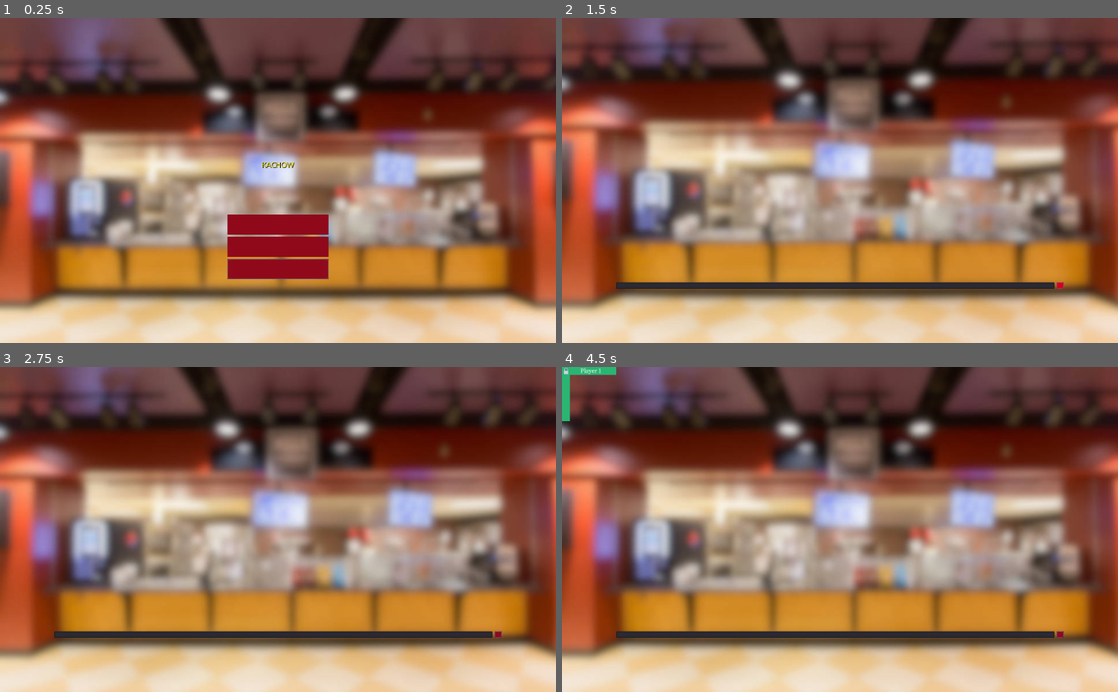
Above: before the commit, frames 1-4 (two rows, left to right).
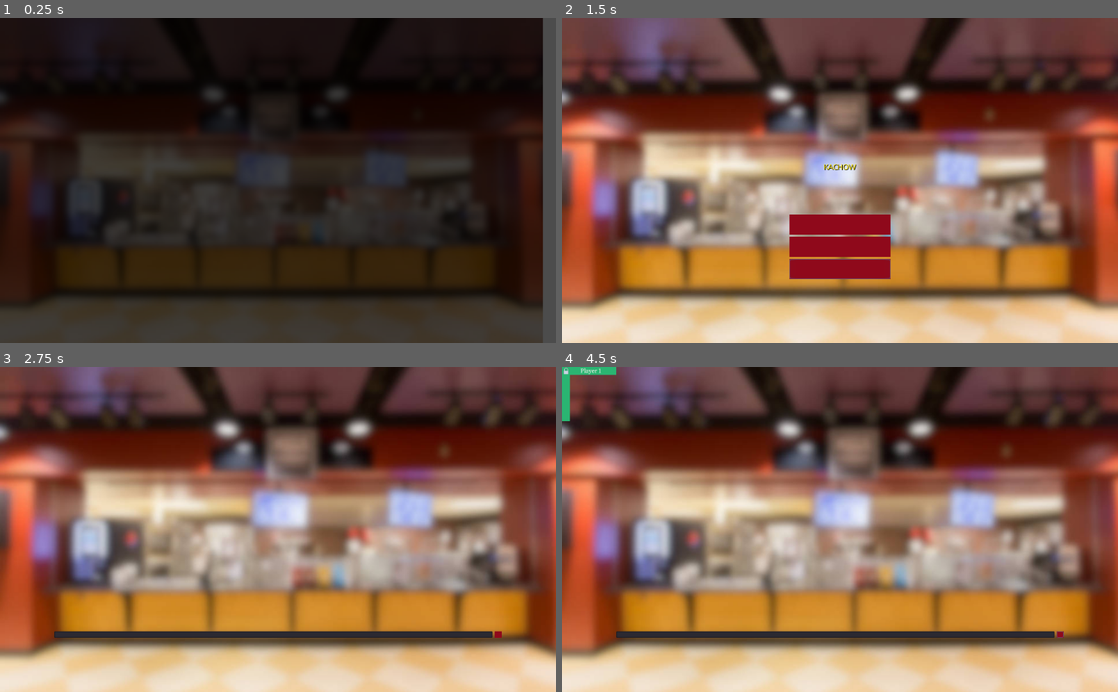
Above: after the commit, the same moments.

Repository: Apexal/wrathskeller
Game: Godot game, scene res://src/scenes/title_scroll/TitleScroll.tscn
Same seed, same stepped clock (60 frames per second), same inputs: the game is played once before the commit and once after it. Before the commit the project starts from res://src/scenes/menu/Menu.tscn.
Inputs (mouse positions are in pixels of both pictures, inside the frame that each line leads up to):
- Up to frame 1 (0.25 s): no input
- Up to frame 2 (1.5 s): click (840, 226) at 0.5 s, where only the run before the commit has a clickable "Testing"; click (1062, 284) at 1.25 s, where only the run before the commit has a clickable "Add Character"
- Up to frame 3 (2.75 s): click (278, 575) at 2 s, where only the run after the commit has a clickable "Testing"
- Up to frame 4 (4.5 s): click (834, 633) at 2.77 s; type "12" at 2.85 s; click "Add Character" at 3.5 s; tap Enter at 4.25 s; move the mouse to (962, 513) at 4.27 s; hold D (player_1_move_right) from 4.28 s (still down); tap E (player_1_light_punch) at 4.35 s

The runs differ from the first frame. In frame 1, 97% of the frame differs, in the area x 0-100%, y 0-100%; in frame 2, 48%; in frame 3, less than 0.1%; in frame 4, nothing differs.
Error in both runs: Invalid get index '0' (on base: 'Array'). (res://src/scenes/characters/select_characters/SelectCharacters.gd:102)

Commit message:
Make title scroll start

Diff:
--- a/project.godot
+++ b/project.godot
@@ -28,7 +28,7 @@
 
 config/name="Wrathskeller"
 config/description="Her Majesty Shirley has summoned you to fight in a grand tournament called in her honor - free tuition is the promised prize. Will you rise to the occasion?"
-run/main_scene="res://src/scenes/menu/Menu.tscn"
+run/main_scene="res://src/scenes/title_scroll/TitleScroll.tscn"
 boot_splash/image="res://src/assets/rcos_red_lockup.png"
 boot_splash/bg_color=Color( 1, 1, 1, 1 )
 config/icon="res://src/assets/icon.png"
--- a/src/scenes/menu/VersionLabel.gd
+++ /dev/null
@@ -1,16 +0,0 @@
-extends Label
-
-
-# Declare member variables here. Examples:
-# var a = 2
-# var b = "text"
-
-
-# Called when the node enters the scene tree for the first time.
-func _ready():
-	$VersionLabel.text = "123"
-
-
-# Called every frame. 'delta' is the elapsed time since the previous frame.
-#func _process(delta):
-#	pass
